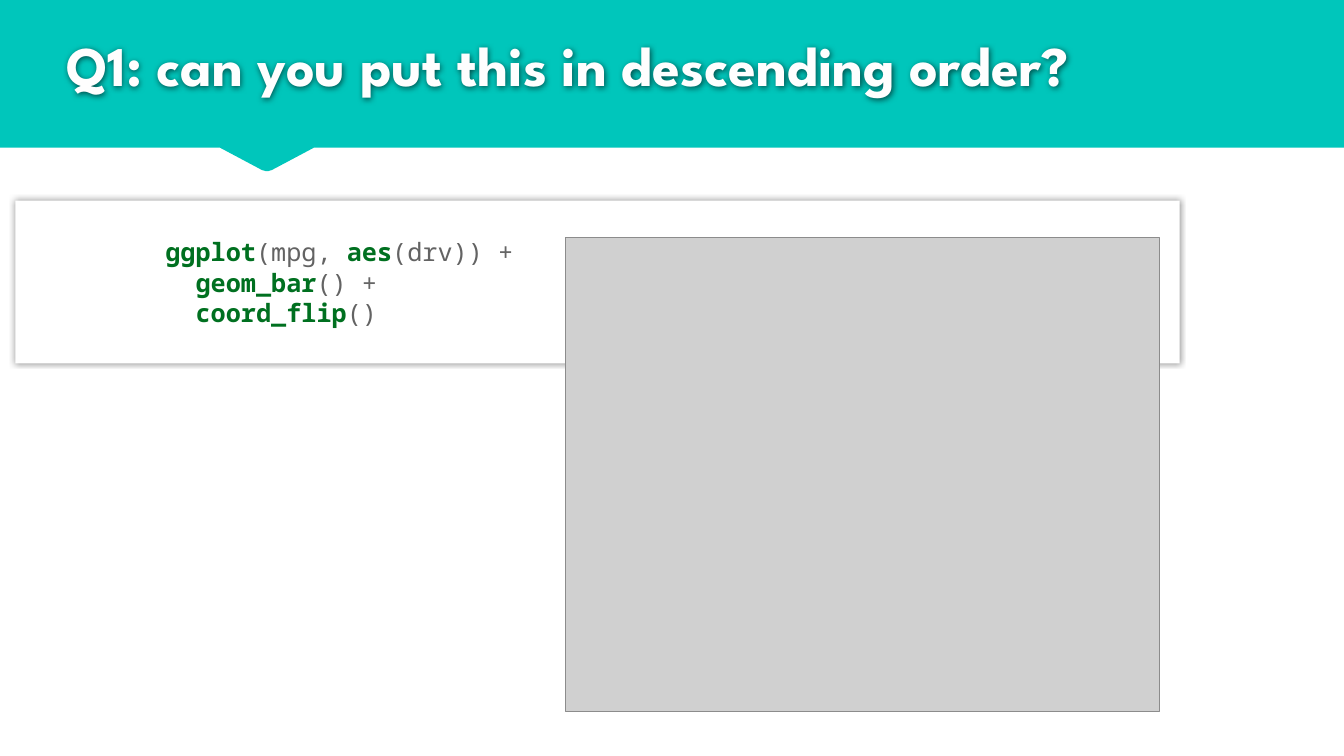
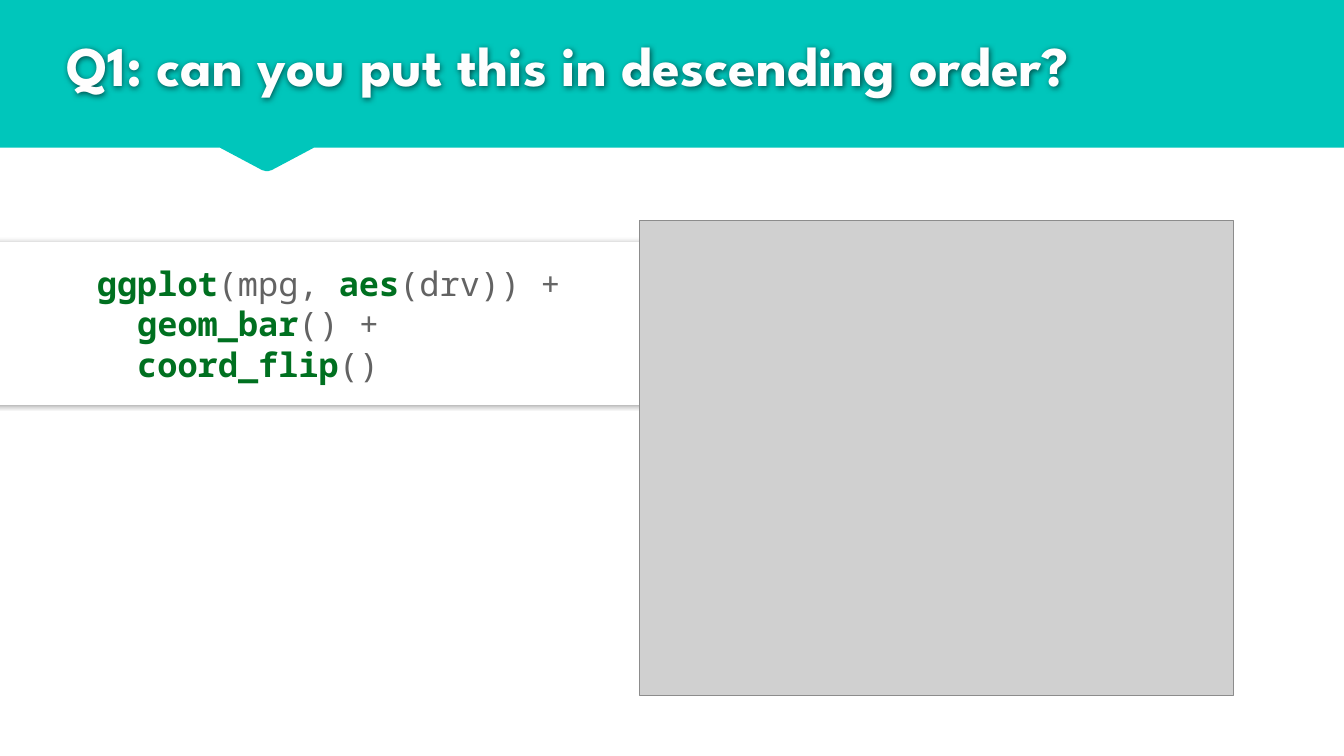
Before and after one commit to rjake/talks-and-presentations, a slide deck: slide 15 of data_viz_2019_06_19.pptx. Drawn at 1344x756 pixels with LibreOffice and Linux fonts; fonts in the diff are those of the drawing; grey boxes stand for pictures. Boxes give left, top, right and bottom in pixels: in the first picture for what was removed or moved away, otherwise in the second. Text is boxed around its words. In the diff, an @@ line names an element or a change of style, - is before the commit and + after.

Commit message:
Increase font size

```diff
--- a/data_viz_2019_06_19.pptx
+++ b/data_viz_2019_06_19.pptx
@@ picture: place and size @@
-picture at bbox=[566, 237, 1159, 712]
+picture at bbox=[640, 221, 1234, 696]
@@ text "ggplot(mpg, aes(drv)) + geom_bar() + ...": place and size @@
-text "ggplot(mpg, aes(drv)) + geom_bar() + ..." at bbox=[15, 201, 1180, 363]
+text "ggplot(mpg, aes(drv)) + geom_bar() + ..." at bbox=[0, 242, 1111, 404]
@@ text "ggplot(mpg, aes(drv)) + geom_bar() + ..." at bbox=[0, 242, 1111, 404]: size 18 to 24 pt; more space between paragraphs @@
```
Also in this commit, not shown: 36 other slides changed, 1 slide removed.
